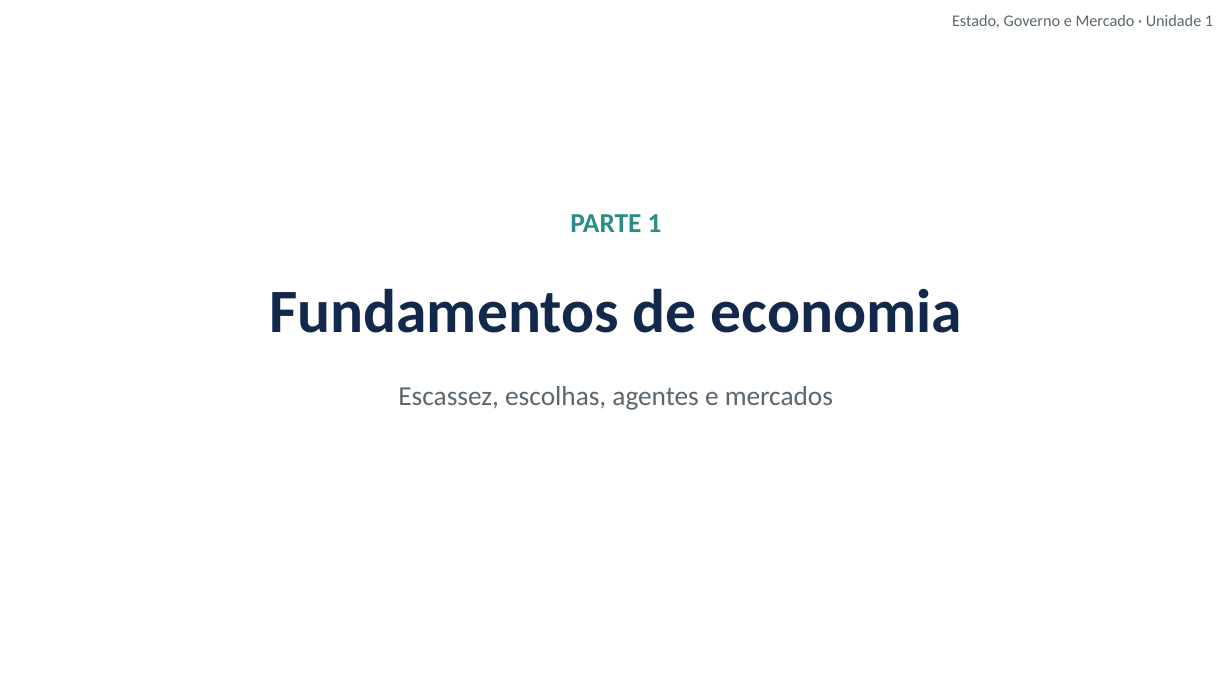
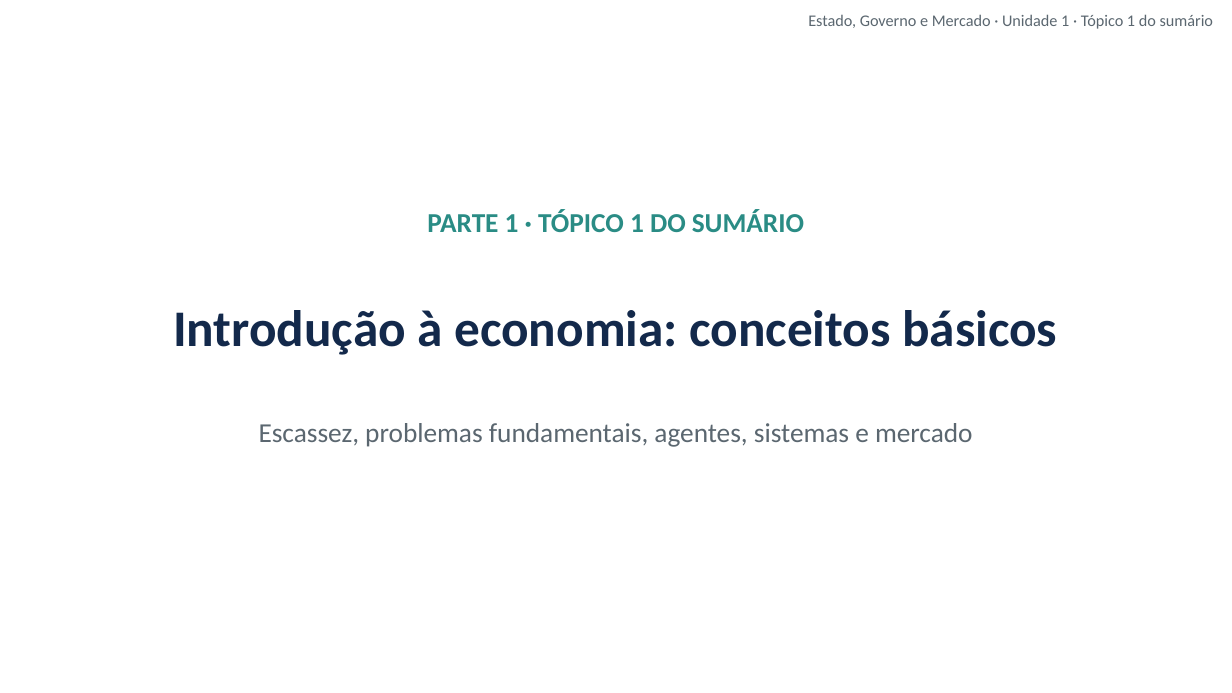
Before and after one commit to cleitonfranco74/gestao_publica, a slide deck: slide 3 of disciplina-01-estado-governo-mercado/materiais/01_Unidade_1_Introducao_a_Economia_Estado_Governo_Mercado.pptx. Drawn at 1232x693 pixels with LibreOffice and Linux fonts; fonts in the diff are those of the drawing; background and template pictures are left out. Boxes give left, top, right and bottom in pixels: in the first picture for what was removed or moved away, otherwise in the second. Text is boxed around its words. In the diff, an @@ line names an element or a change of style, - is before the commit and + after.

```diff
--- a/disciplina-01-estado-governo-mercado/materiais/01_Unidade_1_Introducao_a_Economia_Estado_Governo_Mercado.pptx
+++ b/disciplina-01-estado-governo-mercado/materiais/01_Unidade_1_Introducao_a_Economia_Estado_Governo_Mercado.pptx
@@ text at (808,14,1213,29): text changed @@
-Estado, Governo e Mercado · Unidade 1
+Estado, Governo e Mercado · Unidade 1 · Tópico 1 do sumário
@@ text at (427,210,804,232): text changed @@
-PARTE 1
+PARTE 1 · TÓPICO 1 DO SUMÁRIO
@@ text at (173,310,1057,355): text changed; size 36 to 30 pt @@
-Fundamentos de economia
+Introdução à economia: conceitos básicos
@@ text at (259,423,973,447): text changed @@
-Escassez, escolhas, agentes e mercados
+Escassez, problemas fundamentais, agentes, sistemas e mercado
```
Also in this commit, not shown: 22 other slides changed, 2 slides added, 8 other files.
